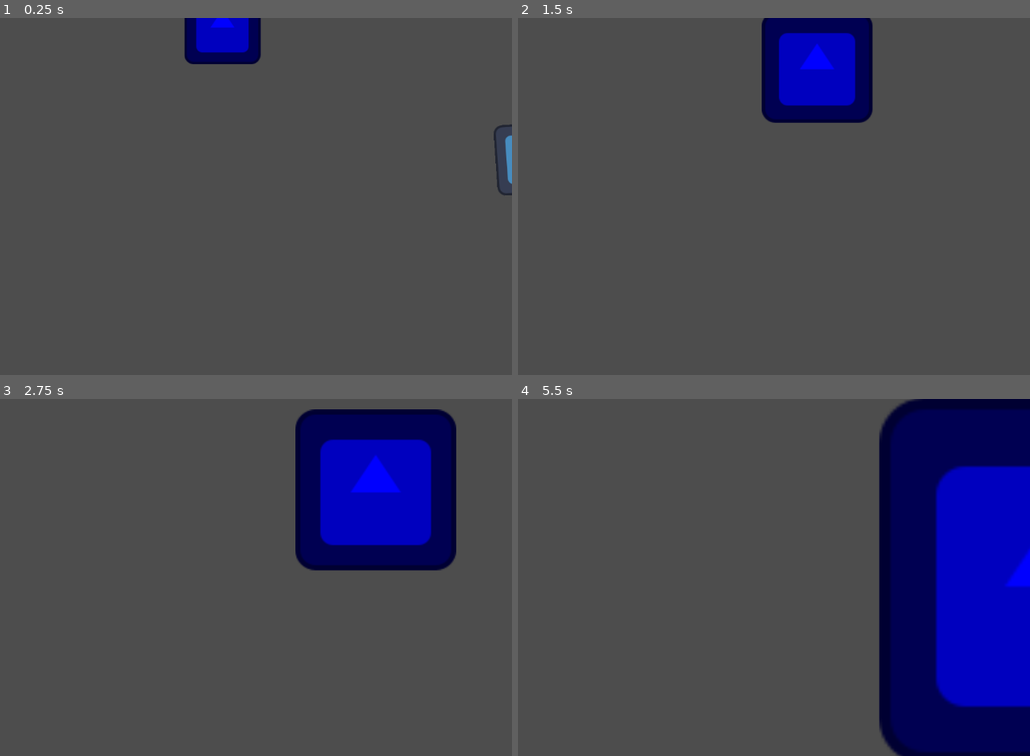
Above: before the commit, frames 1-4 (two rows, left to right).
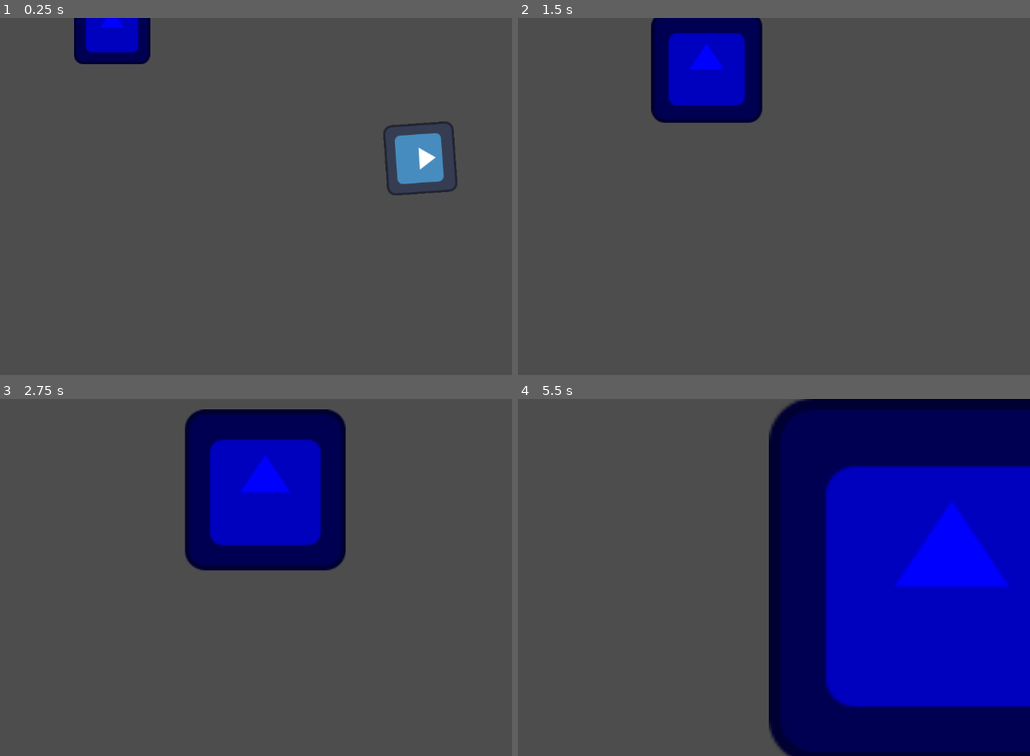
Above: after the commit, the same moments.

Repository: TheRiot90/Clear-Code-Tutorials
Game: Godot game, scene res://coding_2.tscn
Two runs of this game, one before a commit and one after it. Both use one fixed random seed, a clock stepped at 60 frames per second and the inputs below. This scene is started directly instead of the project's main scene. The engine's default icon, where the game draws it, is replaced by a stand-in: a white triangle on a blue panel in a dark square.
Inputs:
- Up to frame 1 (0.25 s): no input
- Up to frame 2 (1.5 s): no input
- Up to frame 3 (2.75 s): no input
- Up to frame 4 (5.5 s): no input

The runs differ from the first frame. In frame 1, 5.7% of the frame differs, in the area x 14-100%, y 0-50%; in frame 2, 13%; in frame 3, 23%; in frame 4, 32%, in the area x 48-100%, y 0-100%.

Commit message:
testing a small change

Diff:
--- a/test-project---clear-code/coding_2.gd
+++ b/test-project---clear-code/coding_2.gd
@@ -1,7 +1,7 @@
 extends Node2D
 
 func _ready() -> void:
-	position.x = 600
+	position.x = 400
 
 func _process(delta: float):
 	$Sprite2D.rotate(0.1)
